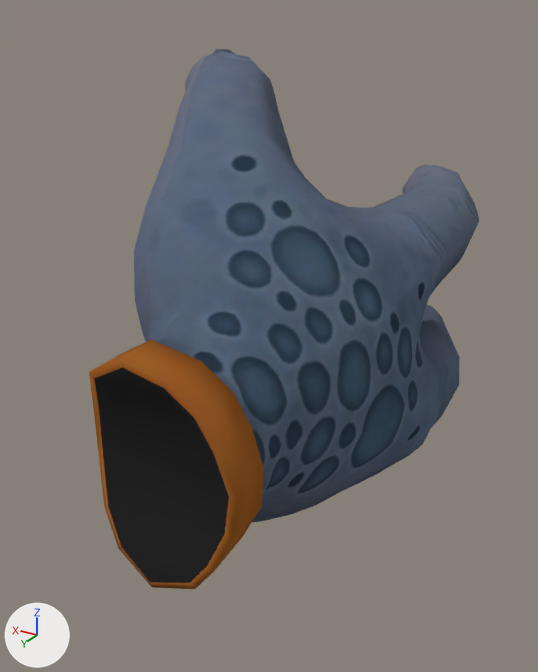
A saved change to the Blender file NomaiVR/Assets/AssetSources/skeletal_hand.blend.
Rendered twice from a 50 mm lens placed at (-0.079, 0.105, 0.08), pointed at (0.024, -0.067, -0.006). The lights are fixed; the arrows at lower left show +X, +Y and +Z.

Script lines for the objects in view, before the commit:
```python
me_skeletalhand = bpy.data.meshes.new('skeletalHand')
me_skeletalhand.from_pydata(...)  # 752 vertices, 766 faces; spans x -0.026..0.07, y -0.048..0.071, z -0.017..0.174
# faces by material slot: [64, 702]
me_skeletalhand.materials.append(mat_band)
me_skeletalhand.materials.append(mat_hands)
ob_skeletalhand = bpy.data.objects.new('skeletalHand', me_skeletalhand)
ob_skeletalhand.location = (0.0, 0.0, 0.0)
ob_skeletalhand.rotation_euler = (1.571, 0.0, 0.0)  # degrees (90, 0, 0)
```
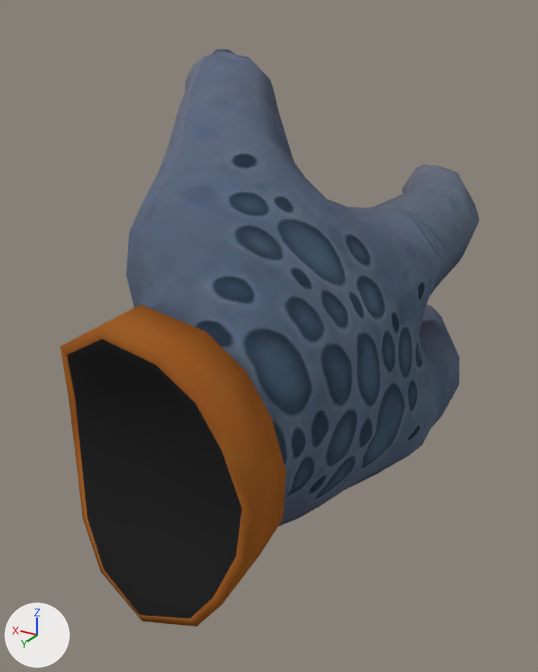
Commit message: Fixes at the hand models

Where the change shows, as pixel boxes [x1, y1, x2, y2] in the pictures (538 x 672 px; the box of a moved part takes in the faces that stretch with it):
'skeletalHand', reshaped (7% wider, 7% taller): before [89, 49, 479, 589]; after [60, 49, 479, 627]
part 1 of me_skeletalhand, moved or reshaped: before [89, 151, 403, 589]; after [60, 151, 403, 627]

The edits, one by one:
me_skeletalhand is used by ob_skeletalhand; location (0.0, 0.0, 0.0); rotation (1.571, 0.0, 0.0), in degrees (90, 0, 0).
me_skeletalhand had 752 vertices, 766 faces and spanned x -0.026..0.07, y -0.048..0.071, z -0.017..0.174.
me_skeletalhand now has 752 vertices, 766 faces and spans x -0.026..0.07, y -0.048..0.071, z -0.02..0.174.
me_skeletalhand part 1: 171 of 752 vertices moved; they spanned x -0.023..0.037, y -0.037..0.046, z -0.017..0.052 and now span x -0.024..0.039, y -0.038..0.047, z -0.02..0.052; mean shift (0.0, 0.0, 0.001); largest move (0.02, 0.027, 0.012) -> (0.025, 0.033, 0.015).
